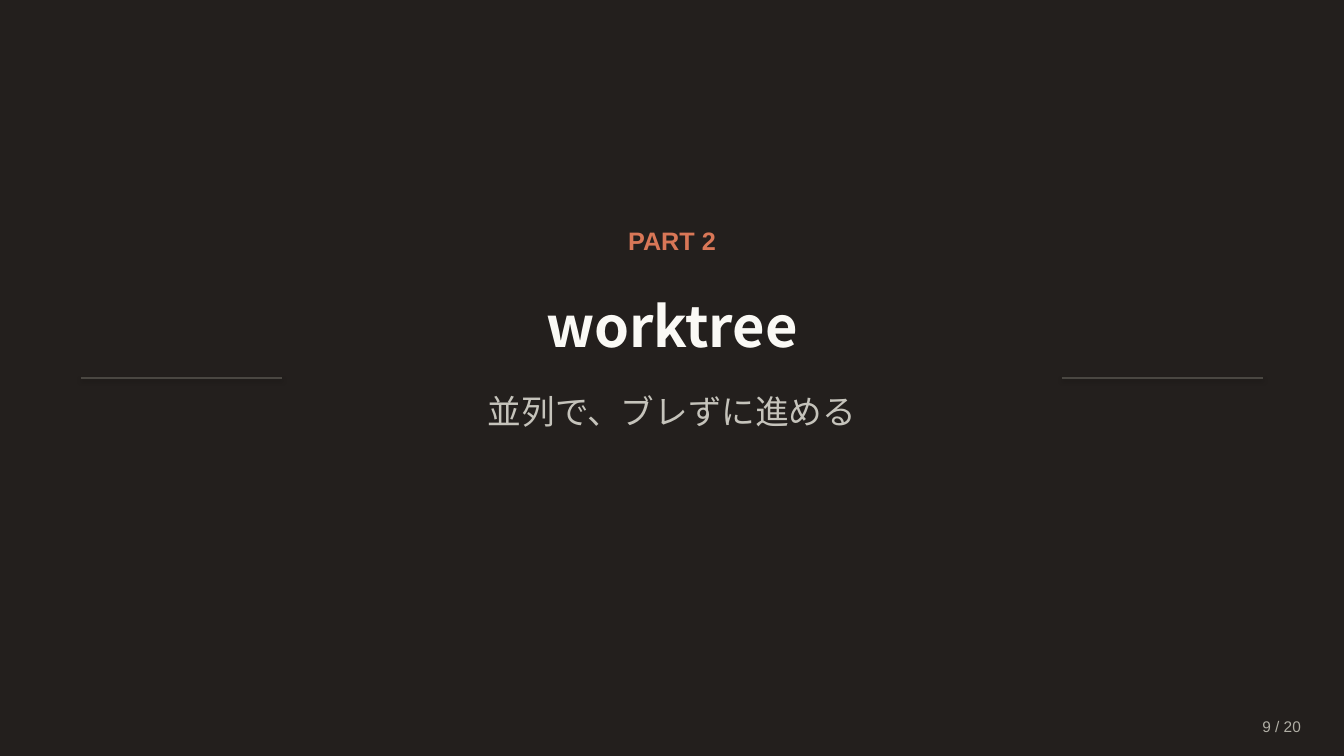
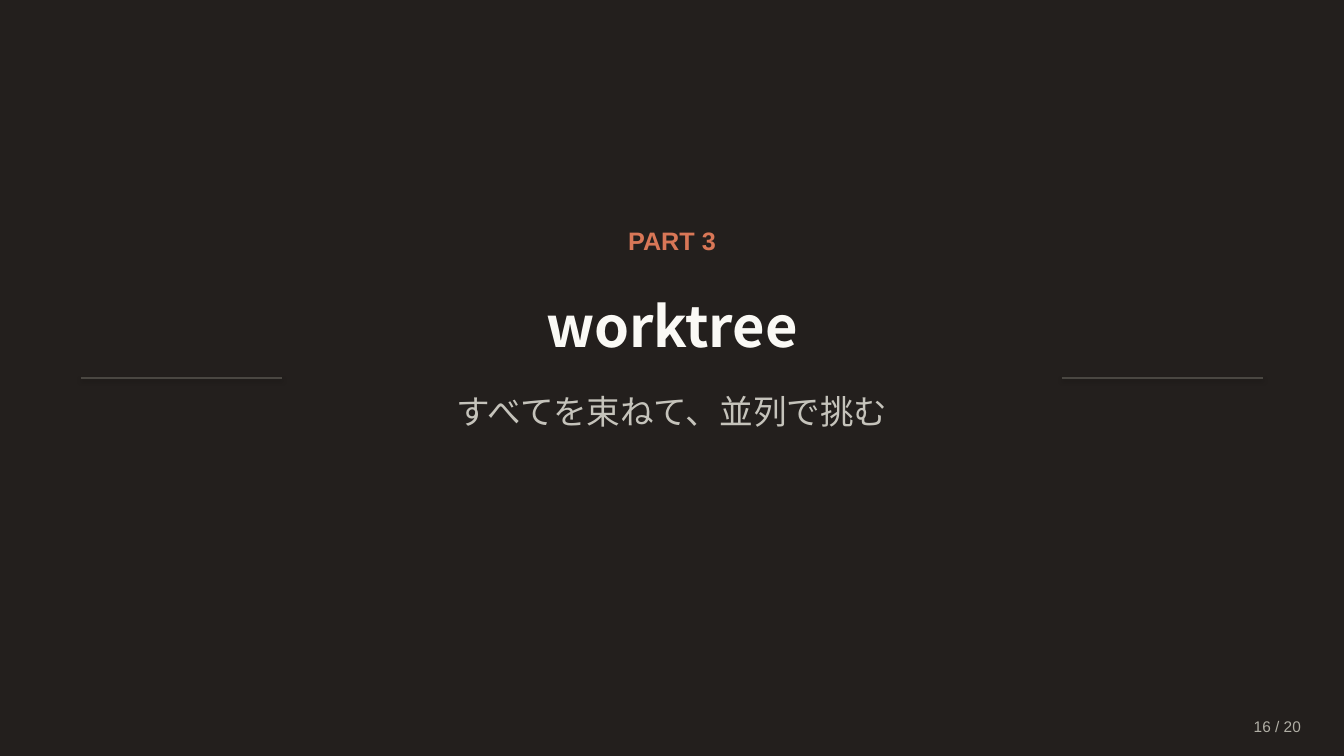
Before and after one commit to Ischca/zenn, a slide deck: slide 16 of slides/Claude_session3.pptx (slide 8 before the commit). Drawn at 1344x756 pixels with LibreOffice and Linux fonts; fonts in the diff are those of the drawing. Boxes give left, top, right and bottom in pixels: in the first picture for what was removed or moved away, otherwise in the second. Text is boxed around its words. In the diff, an @@ line names an element or a change of style, - is before the commit and + after.

```diff
--- a/slides/Claude_session3.pptx
+++ b/slides/Claude_session3.pptx
@@ text at (628,232,716,251): text changed @@
-PART 2
+PART 3
@@ text at (457,396,888,427): text changed @@
-並列で、ブレずに進める
+すべてを束ねて、並列で挑む
@@ text at (1254,721,1301,732): text changed @@
-9 / 20
+16 / 20
```
Also in this commit, not shown: 11 other slides changed, 8 slides added, 8 slides removed, 1 other file.
